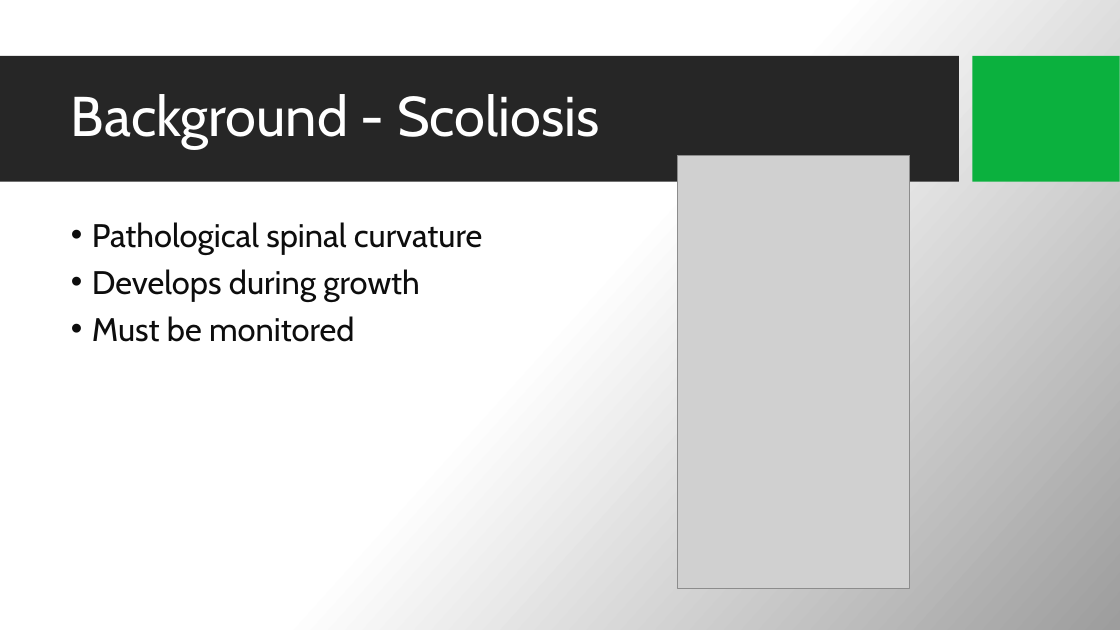
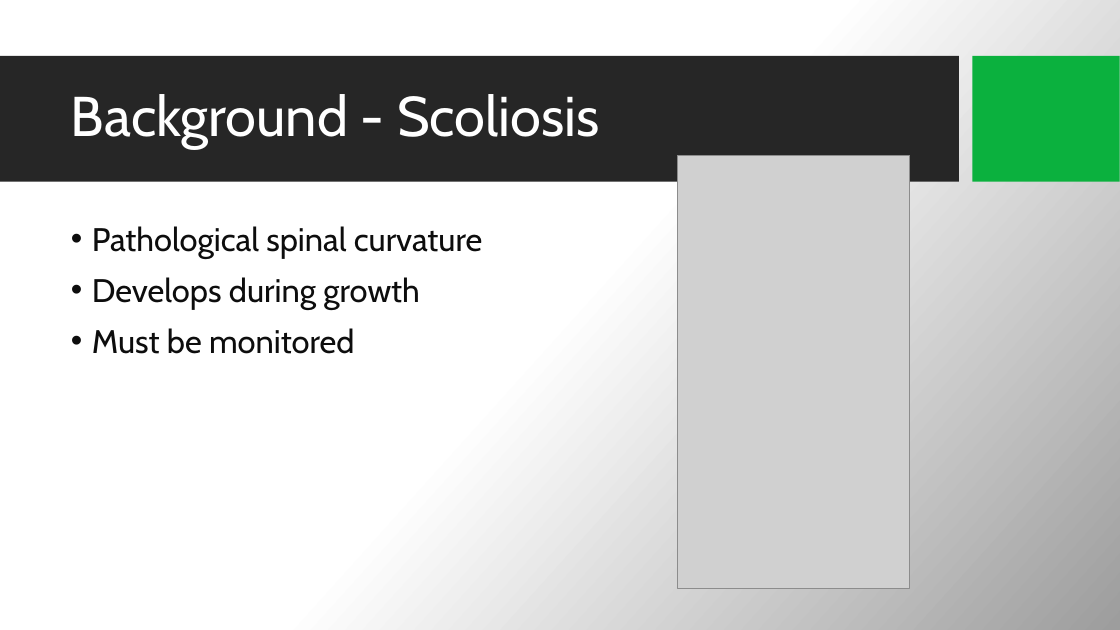
Before and after one commit to BenChurch/Fall2016, a slide deck: slide 3 of CISC897/FinalSurvey/Presentation/SurveyPresentation.pptx. Drawn at 1120x630 pixels with LibreOffice and Linux fonts; fonts in the diff are those of the drawing; grey boxes stand for pictures; background and template pictures are left out. Boxes give left, top, right and bottom in pixels: in the first picture for what was removed or moved away, otherwise in the second. Text is boxed around its words. In the diff, an @@ line names an element or a change of style, - is before the commit and + after.

```diff
--- a/CISC897/FinalSurvey/Presentation/SurveyPresentation.pptx
+++ b/CISC897/FinalSurvey/Presentation/SurveyPresentation.pptx
@@ text "Pathological spinal curvature" at bbox=[92, 226, 482, 354]: line spacing 0.9 to 1 @@
```
Also in this commit, not shown: 3 other slides changed, 13 slides added, 1 slide removed, 7 other files.
